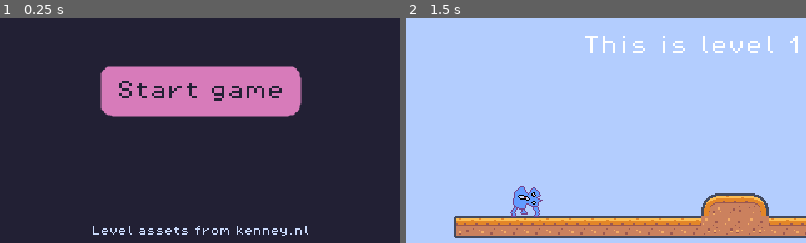
Above: before the commit, frames 1-2 (left to right).
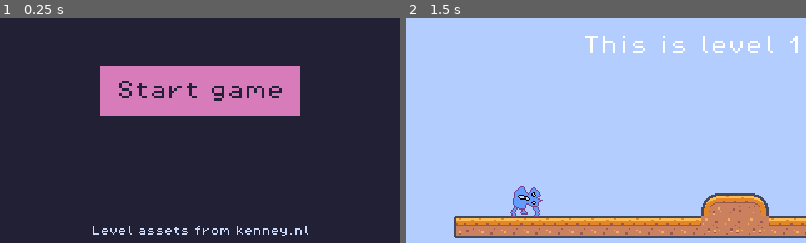
Above: after the commit, the same moments.

Repository: yndajas/ludum-dare-54
Game: Godot game, scene res://main_menu.tscn
Two runs of this game, one before a commit and one after it. Both use one fixed random seed, a clock stepped at 60 frames per second and the inputs below.
Inputs:
- Up to frame 1 (0.25 s): no input
- Up to frame 2 (1.5 s): click "Start game" at 0.5 s; tap Enter at 1.25 s
The pictures show only the part of the screen within x 25-75%, y 31-81%; the shares and areas given below are measured in that part.

The runs differ from the first frame. In frame 1, 0.7% of the frame differs, in the area x 25-76%, y 21-44%; in frame 2, nothing differs.

Commit message:
Remove button border radius
This is causing blurriness at the moment, so I'll leave it off for now

Diff:
--- a/main_menu.tscn
+++ b/main_menu.tscn
@@ -6,10 +6,7 @@
 
 [sub_resource type="StyleBoxFlat" id="StyleBoxFlat_8f5ro"]
 bg_color = Color(0.843137, 0.482353, 0.729412, 1)
-corner_radius_top_left = 10
-corner_radius_top_right = 10
-corner_radius_bottom_right = 10
-corner_radius_bottom_left = 10
+corner_detail = 1
 
 [node name="MainMenu" type="Node2D"]
 script = ExtResource("1_roek3")
